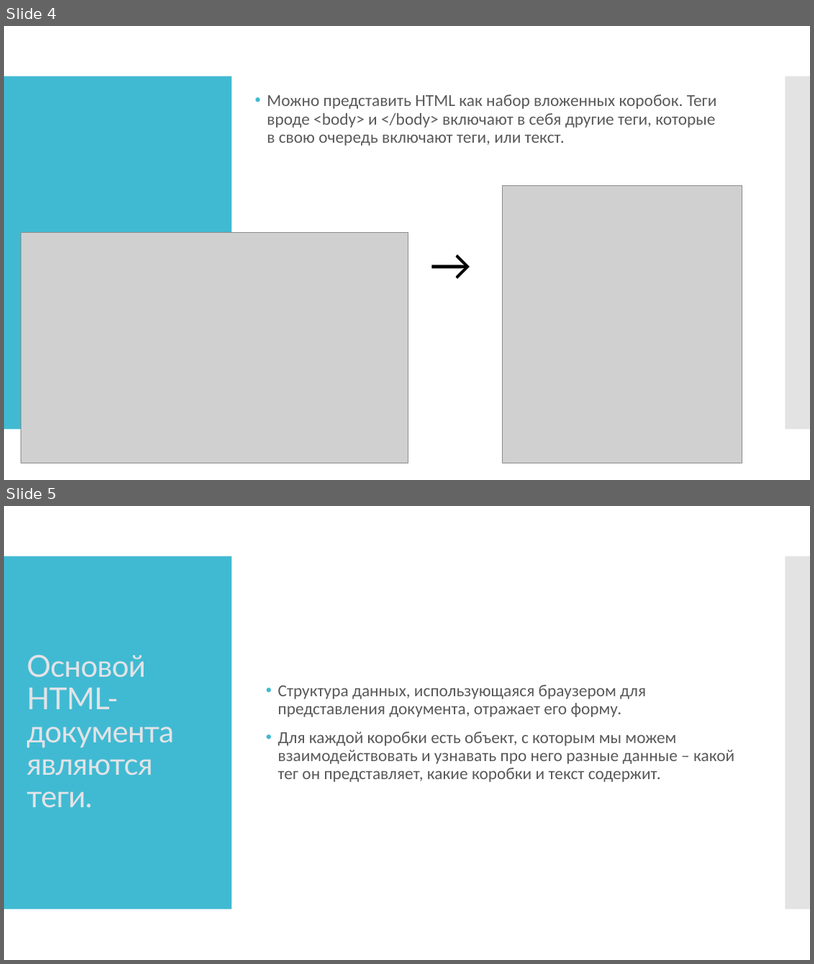
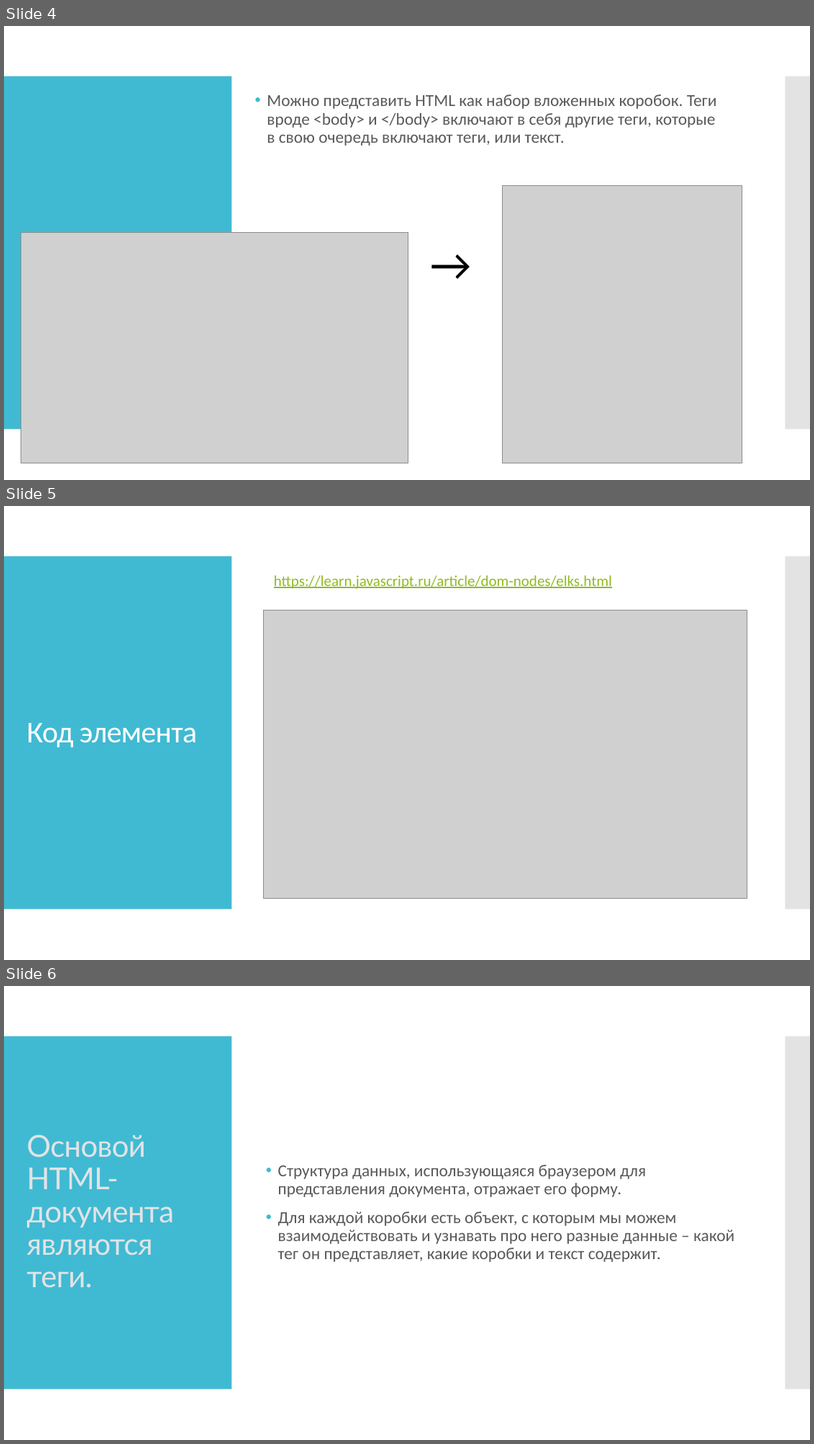
Before and after one commit to lyarov22/WebLessons, a slide deck: 10(5) Практика JS. DOM, Events.pptx. Shown one above the other, each under a label of ours: slides 4 and 5 before the commit, slides 4, 5 and 6 after it. The pictures are 814x964 and 814x1444 pixels, drawn with LibreOffice and Linux fonts; fonts in the diff are those of the drawing; grey boxes stand for pictures. Boxes give left, top, right and bottom in pixels: in the first picture for what was removed or moved away, otherwise in the second. Text is boxed around its words. In the diff, an @@ line names an element or a change of style, - is before the commit and + after.

```diff
--- a/10(5) Практика JS. DOM, Events.pptx
+++ b/10(5) Практика JS. DOM, Events.pptx
@@ slide 5 added at (x1=4, y1=506, x2=810, y2=960), background #FFFFFF; not listed: 2 template elements that a slide beside it also shows @@
@@ text added at (x1=274, y1=575, x2=612, y2=589), 18 pt, text #90BB23, underline @@
+https://learn.javascript.ru/article/dom-nodes/elks.html
@@ picture added at (x1=263, y1=610, x2=748, y2=898) @@
@@ title added at (x1=27, y1=723, x2=197, y2=747), 36 pt, text #FFFFFF @@
+Код элемента
@@ what was slide 5 is now slide 6 @@
```
Also in this commit, not shown: 1 other file.
